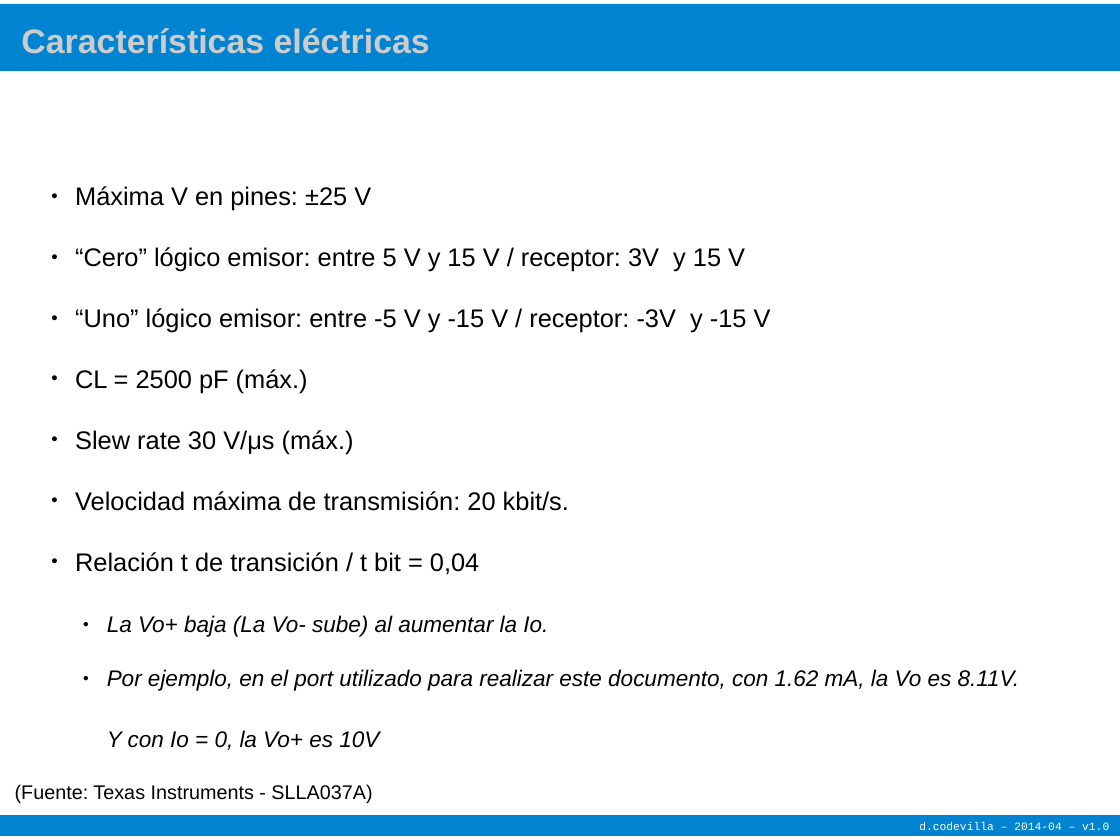
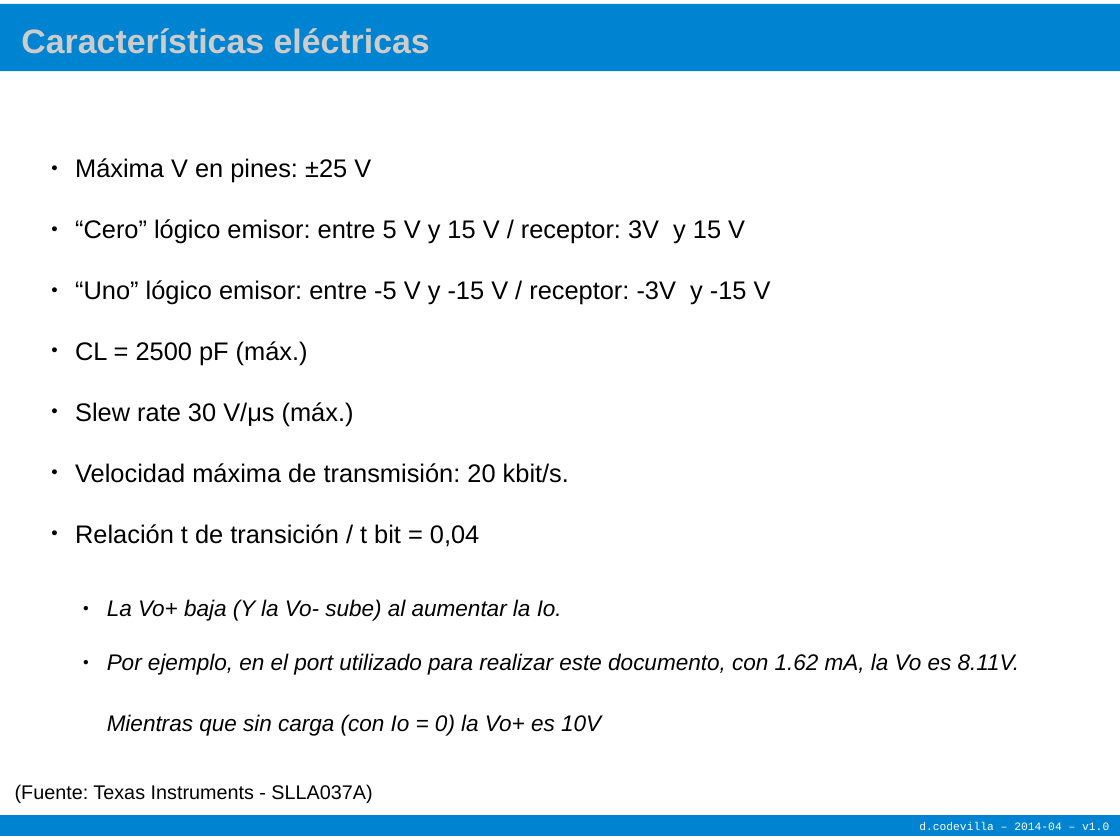
Before and after one commit to diegocode/serie, a slide deck: slide 7 of referencia/port_serie.odp (slide 10 before the commit). Drawn at 1120x840 pixels with LibreOffice and Linux fonts; fonts in the diff are those of the drawing. Boxes give left, top, right and bottom in pixels: in the first picture for what was removed or moved away, otherwise in the second. Text is boxed around its words. In the diff, an @@ line names an element or a change of style, - is before the commit and + after.

Commit message:
referencia y loopback ok + ejemplo Qt y Cpp

```diff
--- a/referencia/port_serie.odp
+++ b/referencia/port_serie.odp
@@ text "Máxima V en pines: ±25 ...": place and size @@
-text "Máxima V en pines: ±25 ..." at bbox=[75, 186, 771, 575]
+text "Máxima V en pines: ±25 ..." at bbox=[75, 158, 771, 547]
@@ text at bbox=[107, 599, 1020, 736]: text changed @@
-● La Vo+ baja (La Vo- sube) al aumentar la Io.
-● Por ejemplo, en el port utilizado para realizar este documento, con 1.62 mA, la Vo es 8.11V. Y con Io = 0, la Vo+ es 10V
+● La Vo+ baja (Y la Vo- sube) al aumentar la Io.
+● Por ejemplo, en el port utilizado para realizar este documento, con 1.62 mA, la Vo es 8.11V. Mientras que sin carga (con Io = 0) la Vo+ es 10V
```
Also in this commit, not shown: 4 other slides changed, 5 slides added, 27 other files.
